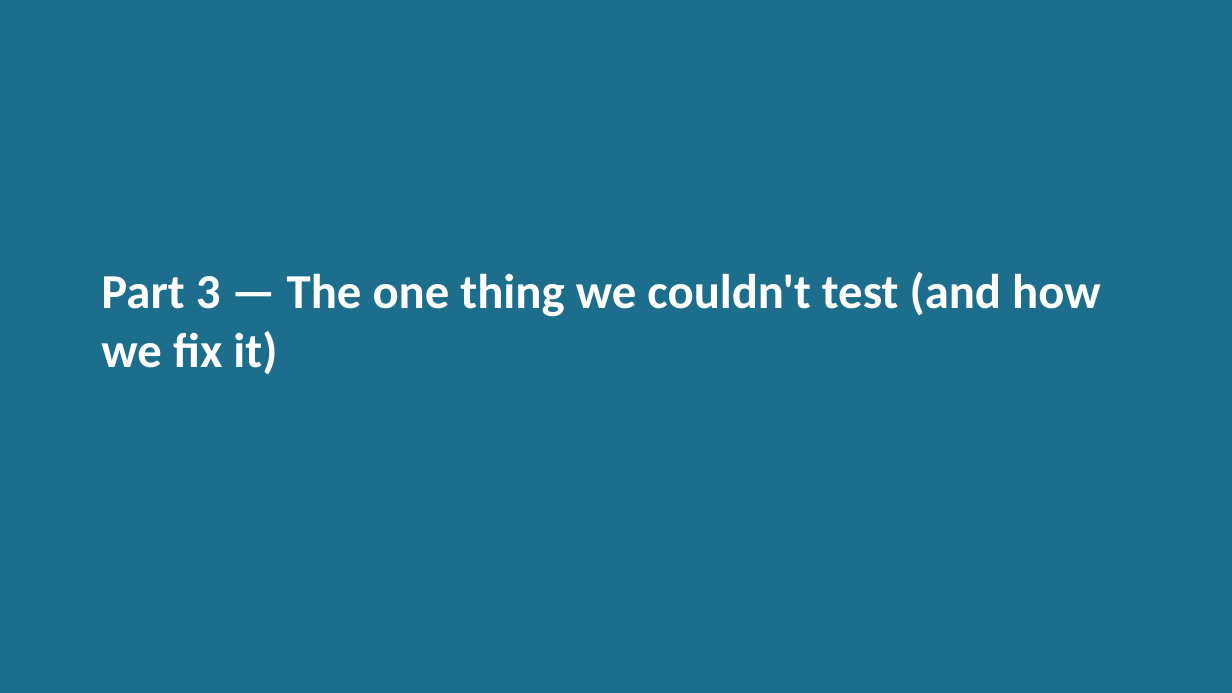
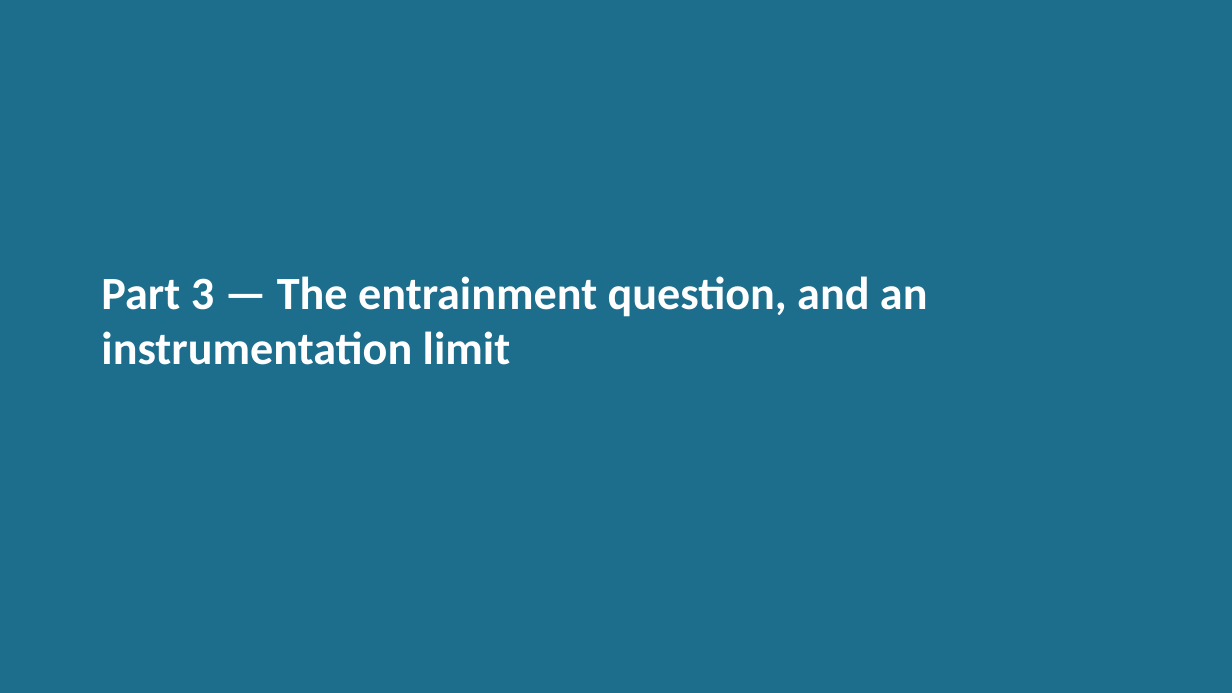
Before and after one commit to wehabit/hpaticmousebuzsakilab, a slide deck: slide 20 of presentation/haptic_brain_talk.pptx. Drawn at 1232x693 pixels with LibreOffice and Linux fonts; fonts in the diff are those of the drawing. Boxes give left, top, right and bottom in pixels: in the first picture for what was removed or moved away, otherwise in the second. Text is boxed around its words. In the diff, an @@ line names an element or a change of style, - is before the commit and + after.

```diff
--- a/presentation/haptic_brain_talk.pptx
+++ b/presentation/haptic_brain_talk.pptx
@@ text at [101, 276, 928, 365]: text changed; size 38 to 36 pt @@
-Part 3 — The one thing we couldn't test (and how we fix it)
+Part 3 — The entrainment question, and an instrumentation limit
```
Also in this commit, not shown: 18 other slides changed, 7 slides added, 7 slides removed, 9 other files.
